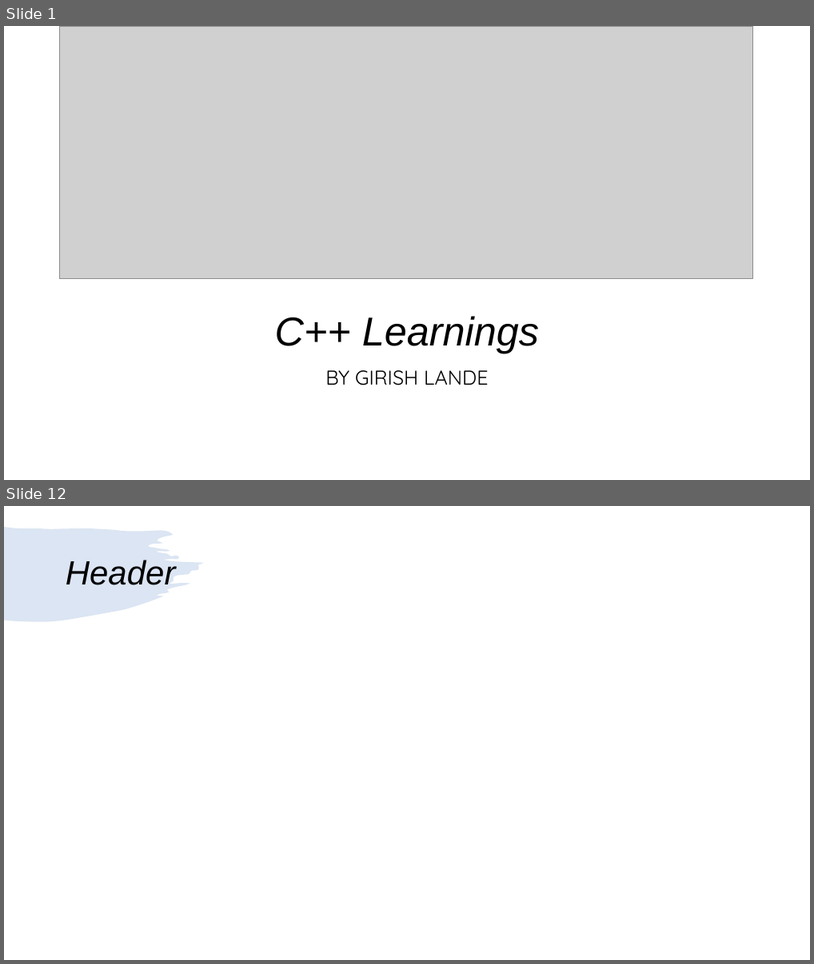
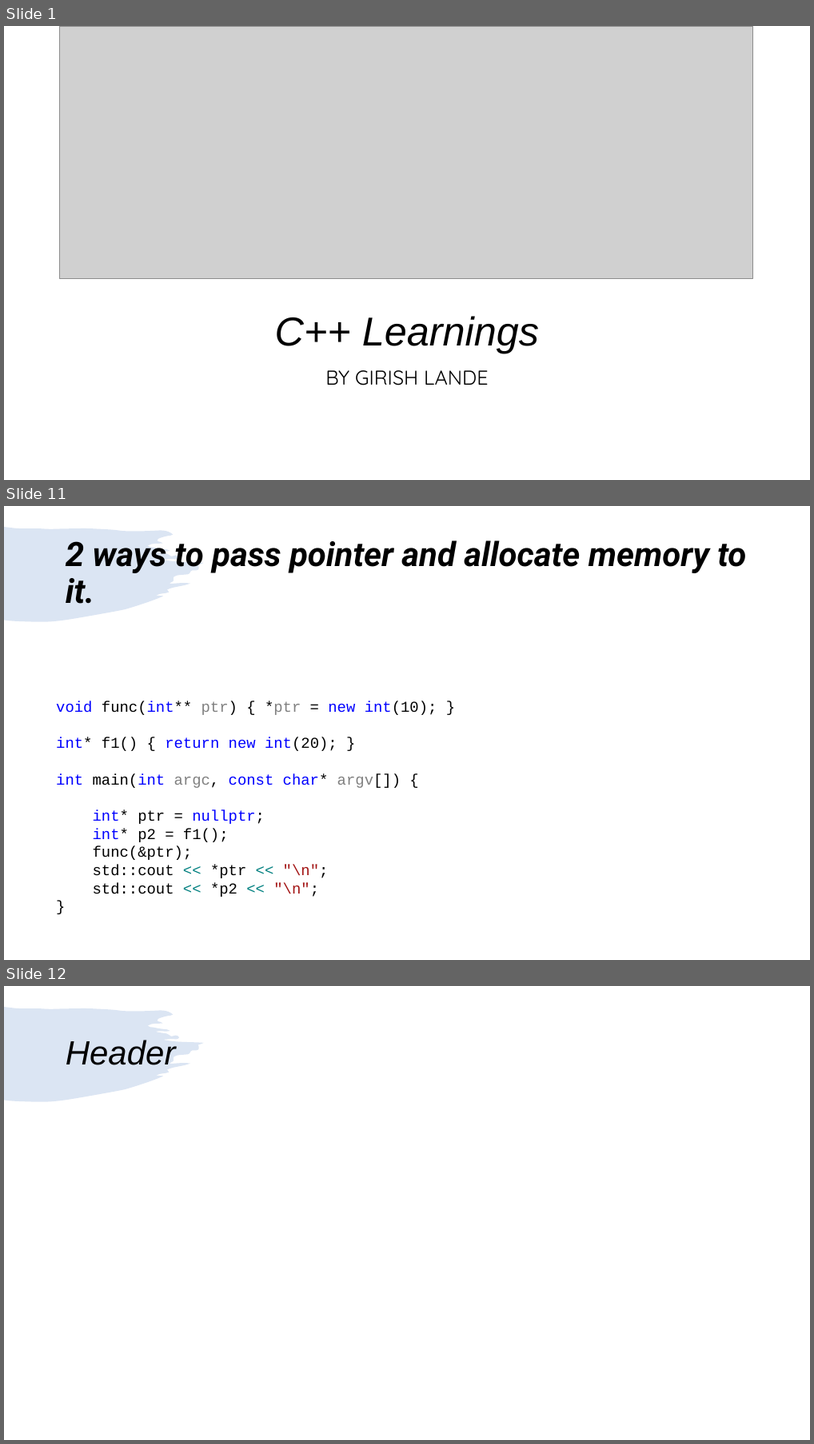
Before and after one commit to girishlande/CPlusPlus, a slide deck: learnings.pptx. Shown one above the other, each under a label of ours: slides 1 and 12 before the commit, slides 1, 11 and 12 after it; the slides between them are not shown. The pictures are 814x964 and 814x1444 pixels, drawn with LibreOffice and Linux fonts; fonts in the diff are those of the drawing; grey boxes stand for pictures. Boxes give left, top, right and bottom in pixels: in the first picture for what was removed or moved away, otherwise in the second. Text is boxed around its words. In the diff, an @@ line names an element or a change of style, - is before the commit and + after.

```diff
--- a/learnings.pptx
+++ b/learnings.pptx
@@ slide 11 added at [4,506,810,960], background #FFFFFF; not listed: 1 template element that a slide beside it also shows @@
@@ title added at [66,540,746,604], 40 pt, text #000000, bold, italic @@
+2 ways to pass pointer and allocate memory to it.
@@ text added at [56,701,438,896], 18 pt, text #000000 @@
+void func(int** ptr) { *ptr = new int(10); }
+int* f1() { return new int(20); }
+int main(int argc, const char* argv[]) {
+int* ptr = nullptr;
+int* p2 = f1();
+func(&ptr);
+std::cout << *ptr << "\n";
+std::cout << *p2 << "\n";
+}
```
Also in this commit, not shown: 7 slides changed, 2 other slides added, 3 slides removed, 14 other files.
